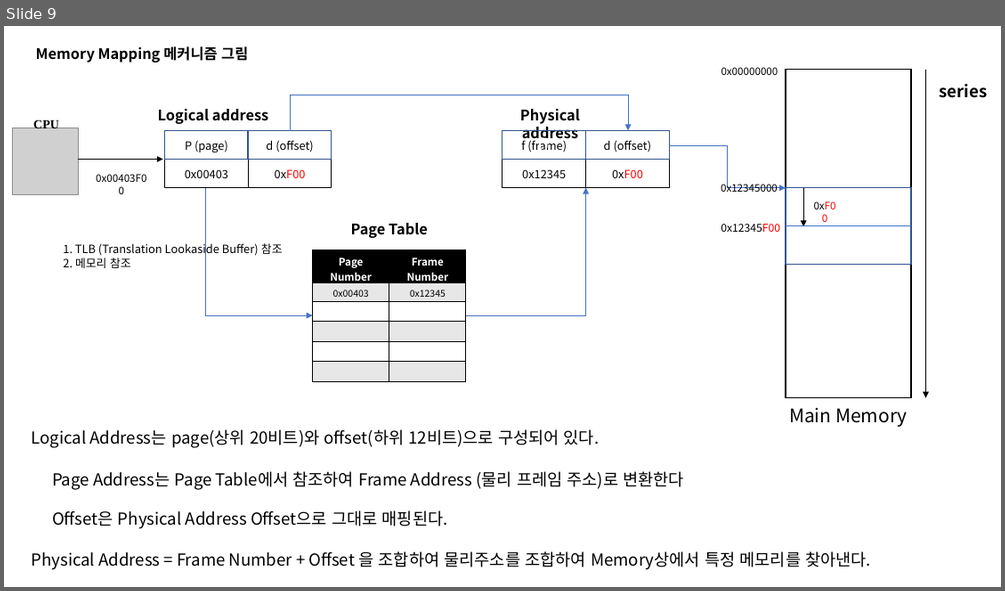
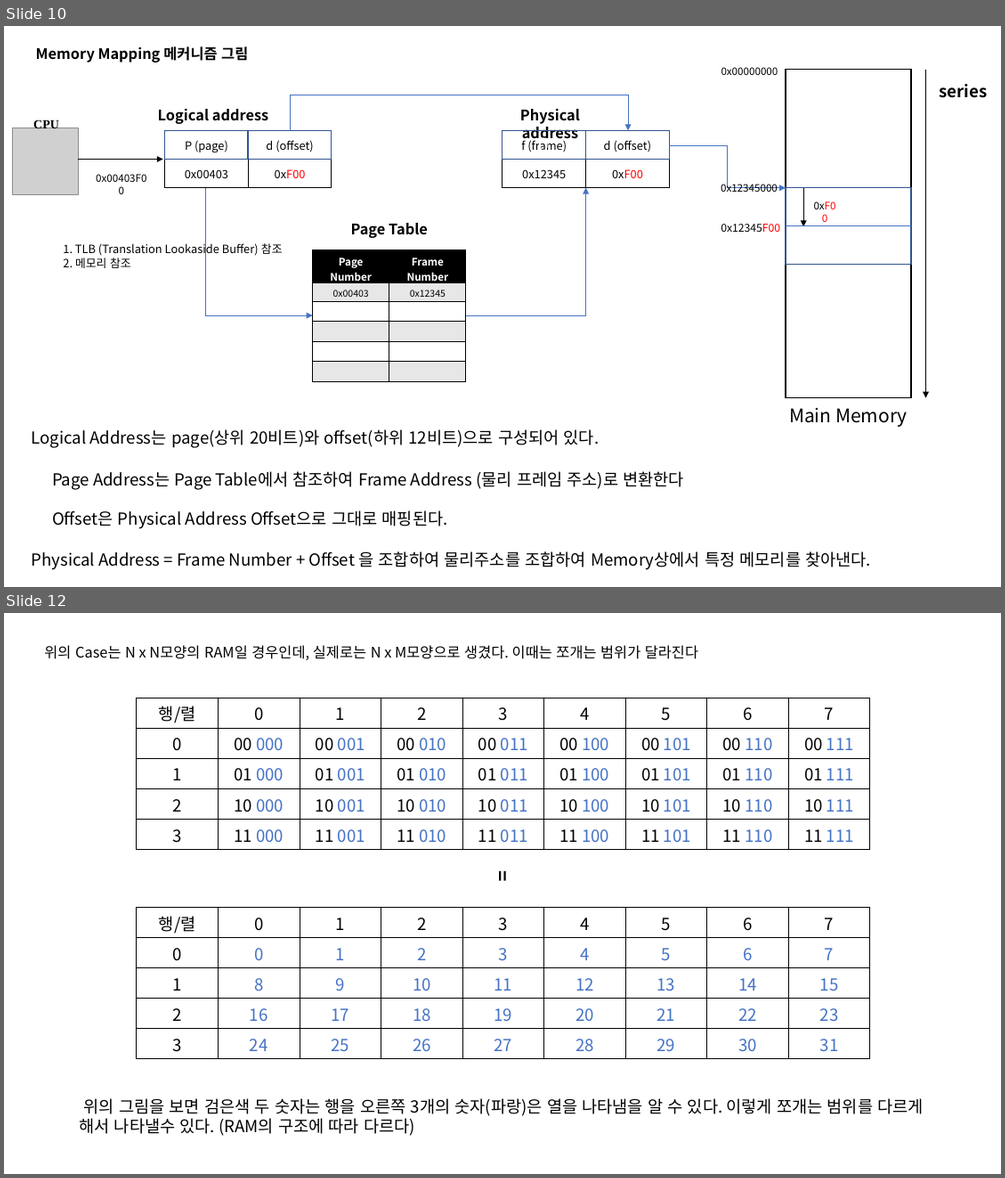
Before and after one commit to taehyuklee/C-CppStudy, a slide deck: CSwithC/CS-explanation.pptx. Shown one above the other, each under a label of ours: slide 9 before the commit, slides 10 and 12 after it; the slides between them are not shown. The pictures are 1005x591 and 1005x1178 pixels, drawn with LibreOffice and Linux fonts; fonts in the diff are those of the drawing; grey boxes stand for pictures. Boxes give left, top, right and bottom in pixels: in the first picture for what was removed or moved away, otherwise in the second. Text is boxed around its words. In the diff, an @@ line names an element or a change of style, - is before the commit and + after.

```diff
--- a/CSwithC/CS-explanation.pptx
+++ b/CSwithC/CS-explanation.pptx
@@ slide 12 added at bbox=[4, 613, 1001, 1174], background #FFFFFF @@
@@ text added at bbox=[44, 645, 698, 660], 14 pt, text #000000 @@
+위의 Case는 N x N모양의 RAM일 경우인데, 실제로는 N x M모양으로 생겼다. 이때는 쪼개는 범위가 달라진다
@@ table added at bbox=[137, 698, 870, 937], 5 rows, 9 columns @@
+행/렬 | 0 | 1 | 2 | 3 | 4 | 5 | 6 | 7
+0 | 00 000 | 00 001 | 00 010 | 00 011 | 00 100 | 00 101 | 00 110 | 00 111
+1 | 01 000 | 01 001 | 01 010 | 01 011 | 01 100 | 01 101 | 01 110 | 01 111
+2 | 10 000 | 10 001 | 10 010 | 10 011 | 10 100 | 10 101 | 10 110 | 10 111
+3 | 11 000 | 11 001 | 11 010 | 11 011 | 11 100 | 11 101 | 11 110 | 11 111
@@ text added at bbox=[488, 863, 518, 892], 18 pt, text #000000, bold @@
+=
@@ table added at bbox=[137, 907, 870, 1059], 5 rows, 9 columns @@
+행/렬 | 0 | 1 | 2 | 3 | 4 | 5 | 6 | 7
+0 | 0 | 1 | 2 | 3 | 4 | 5 | 6 | 7
+1 | 8 | 9 | 10 | 11 | 12 | 13 | 14 | 15
+2 | 16 | 17 | 18 | 19 | 20 | 21 | 22 | 23
+3 | 24 | 25 | 26 | 27 | 28 | 29 | 30 | 31
@@ text added at bbox=[79, 1098, 922, 1135], 16 pt, text #000000 @@
+위의 그림을 보면 검은색 두 숫자는 행을 오른쪽 3개의 숫자(파랑)은 열을 나타냄을 알 수 있다. 이렇게 쪼개는 범위를 다르게 해서 나타낼수 있다. (RAM의 구조에 따라 다르다)
@@ what was slide 9 is now slide 10 @@
```
Also in this commit, not shown: 4 slides changed, 2 slides removed.
